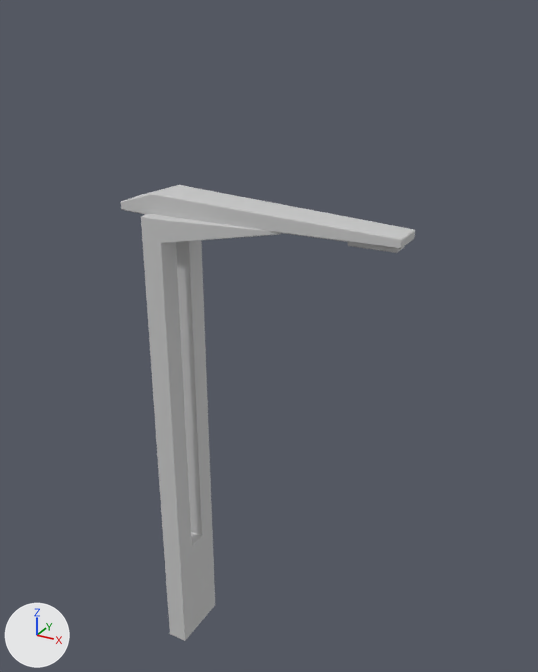
Before and after pictures for a commit that changed the FBX model Assets/Model/Modé définitive/Mobilier_Urbain/Lamp.FBX.
Before and after are seen from a 50 mm camera at (1.89, -2.56, 3.09) aimed at (0.41, 0.12, 1.75). The lights are fixed; the arrows at lower left show +X, +Y and +Z. Where no turn or scale is listed for an object, it has been applied to the vertices.

Names of what the first picture shows: 'Lampe'.
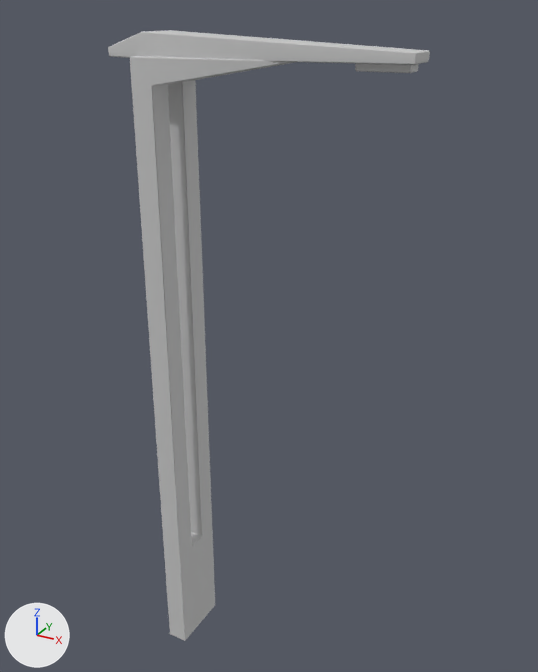
What differs and where, as boxes [x1, y1, x2, y2] in the pictures (538 x 672 px; the box of a moved part takes in the faces that stretch with it):
'Lampe', reshaped (9% wider, 34% taller): before [121, 185, 415, 641]; after [108, 30, 430, 641]
part 1 of me_mesh, moved or reshaped: before [348, 242, 405, 253]; after [355, 63, 419, 73]
part 2 of me_mesh, moved or reshaped: before [121, 185, 415, 249]; after [108, 30, 430, 65]
part 3 of me_mesh, moved or reshaped: before [141, 214, 281, 272]; after [130, 56, 295, 272]

Edits to the bpy script that builds the scene:
```text
Change me_mesh:
    used by ob_lampe; location = (0.936, 0.004, 2.271)
    remove me_mesh.from_pydata(...)  # 140 vertices, 268 faces; spans x -1.15..0.13, y -0.15..0.15, z -2.27..0.12
    add me_mesh.from_pydata(...)  # 140 vertices, 268 faces; spans x -1.15..0.13, y -0.15..0.15, z -2.27..0.74
    me_mesh part 1: the loose piece of 20 vertices spanning x -0.1..0.1, y -0.04..0.04, z 0.0..0.03 is moved by (0.0, 0.0, 0.62)
    me_mesh part 2: the loose piece of 32 vertices spanning x -1.15..0.13, y -0.1..0.1, z 0.02..0.12 is moved by (0.0, 0.0, 0.62)
    me_mesh part 3: 64 of the vertices in x -0.99..-0.37, y -0.15..0.15, z -0.12..0.03 are moved by (0.0, 0.0, 0.62)
    me_mesh part 4: the surface is now shaded smooth
```
